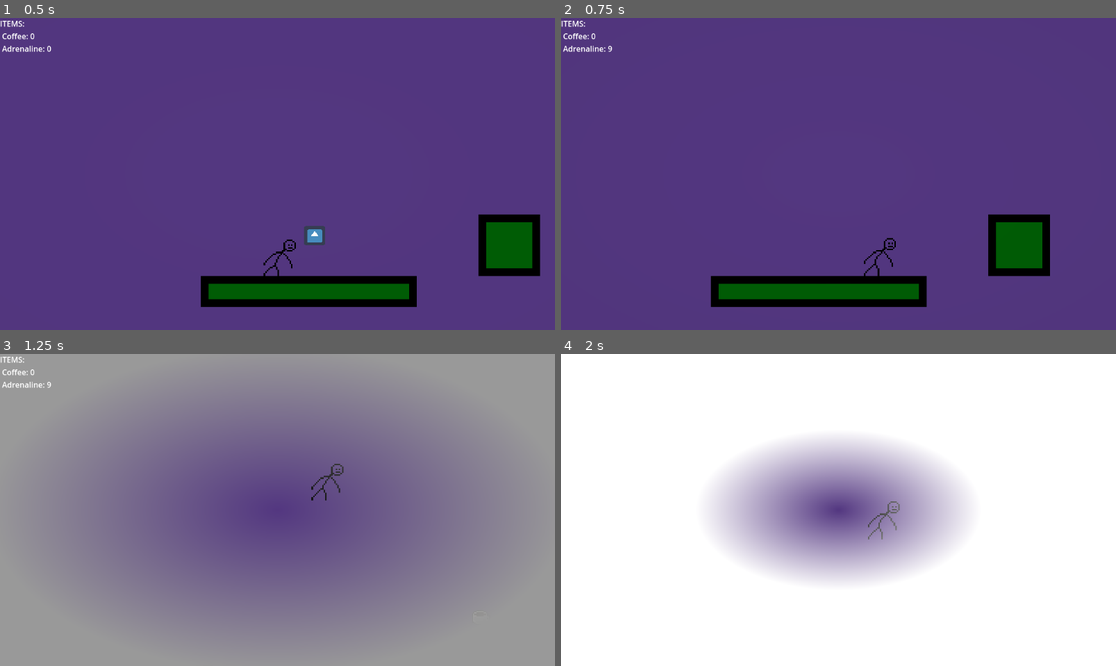
Above: before the commit, frames 1-4 (two rows, left to right).
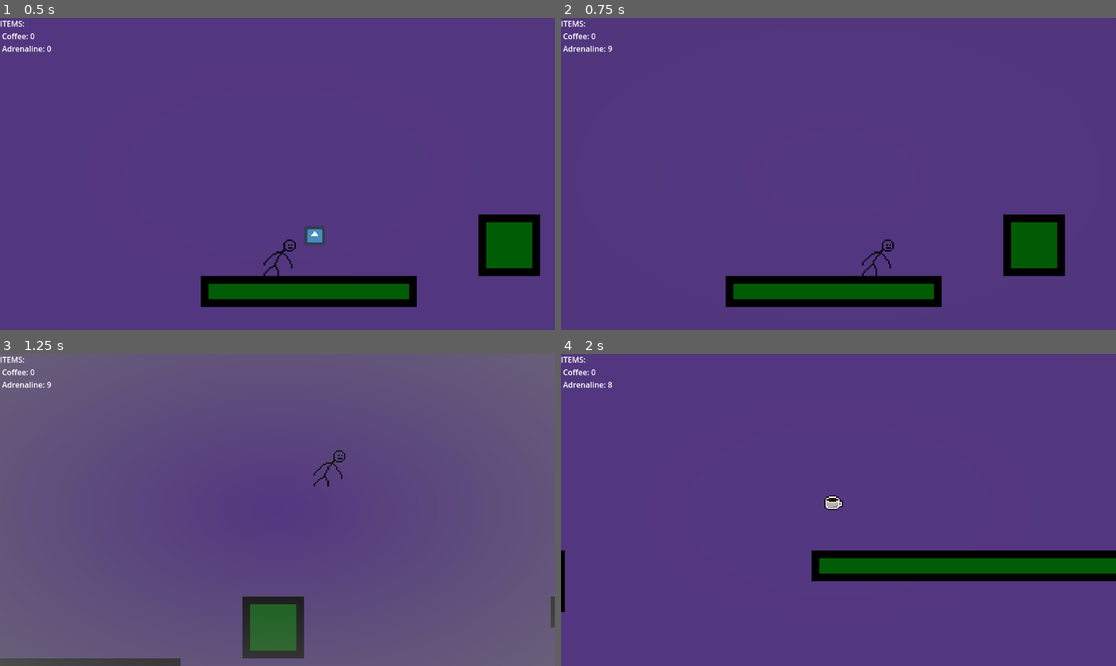
Above: after the commit, the same moments.

Repository: Varun-Ganeshkumar/Late-For-Work
Game: Godot game, scene res://scenes/level_1.tscn
Two runs of this game, one before a commit and one after it. Both use one fixed random seed, a clock stepped at 60 frames per second and the inputs below. The engine's default icon, where the game draws it, is replaced by a stand-in: a white triangle on a blue panel in a dark square.
Inputs:
- Up to frame 1 (0.5 s): no input
- Up to frame 2 (0.75 s): tap Enter at 0.5 s; hold Right (right) from 0.53 s (still down); tap E (slow) at 0.6 s
- Up to frame 3 (1.25 s): keep holding Right (right); tap Space (jump) at 0.77, 0.8, 1.07 s
- Up to frame 4 (2 s): keep holding Right (right); tap Space (jump) at 1.35, 1.52, 1.82 s; tap E (slow) at 1.55 s

Frame 1 is identical in both runs. In frame 2, 2.4% of the frame differs, in the area x 26-91%, y 62-93%; in frame 3, 89%; in frame 4, 100%, in the area x 0-100%, y 0-100%.

Commit message:
Fixed coyote time double jump bug
Took around 3 hours, but added and removed certain timers while completely changing the double jump mechanic at its core in order to fix it. Took over the course of three days.

Diff:
--- a/scenes/player.tscn
+++ b/scenes/player.tscn
@@ -60,7 +60,7 @@
 polygon = PackedVector2Array(-8, 10, 1, 10, 10, -8, 4, -9, -8, 1)
 
 [node name="CoyoteTime" type="Timer" parent="."]
-wait_time = 0.1
+wait_time = 0.05
 one_shot = true
 
 [node name="SlowTime" type="Timer" parent="."]
@@ -69,5 +69,10 @@
 autostart = true
 ignore_time_scale = true
 
+[node name="FromCoyote" type="Timer" parent="."]
+wait_time = 0.2
+one_shot = true
+
 [connection signal="timeout" from="CoyoteTime" to="." method="_on_coyote_time_timeout"]
 [connection signal="timeout" from="SlowTime" to="." method="_on_slow_time_timeout"]
+[connection signal="timeout" from="FromCoyote" to="." method="_on_from_coyote_timeout"]
--- a/scripts/global.gd
+++ b/scripts/global.gd
@@ -1,6 +1,6 @@
 extends Node
 
-var coyote_time := true
+var coyote_time := false
 var hc_coffee := 0
 var hc_adr := 0
 var restart := false
--- a/scripts/player.gd
+++ b/scripts/player.gd
@@ -3,38 +3,53 @@
 
 const SPEED = 150.0
 const JUMP_VELOCITY = -300.0
-var has_double_jump = false
+var has_double_jump = 2
+var from_coyote = false
 
 @onready var animated_sprite_2d: AnimatedSprite2D = $AnimatedSprite2D
 @onready var coyote_time: Timer = $CoyoteTime
 @onready var slow_time: Timer = $SlowTime
+@onready var fromCoyote: Timer = $FromCoyote
 
 func _physics_process(delta: float) -> void:
+	print(str(global.coyote_time) + str(has_double_jump) + str (from_coyote))
 	if global.restart == true:
 		Engine.time_scale = 1
 		global.restart = false
 	var was_on_floor = is_on_floor()
 	# Add the gravity.
-	if not is_on_floor() && global.coyote_time == false:
+	if not is_on_floor() && !global.coyote_time:
 		velocity += get_gravity() * delta
+	# Handle jump.
+	if global.coyote_time:
+		from_coyote = true
+		fromCoyote.start()
+	if Input.is_action_just_pressed("jump") and is_on_floor():
+		velocity.y = JUMP_VELOCITY
+	if global.coyote_time and Input.is_action_just_pressed("jump"):
+		velocity.y = JUMP_VELOCITY
+		coyote_time.start()
+		has_double_jump = 0
+	# Adds a double jump
+	if (Input.is_action_just_pressed("jump") and !is_on_floor()) and !global.coyote_time:
+		if has_double_jump < 2:
+			velocity.y = JUMP_VELOCITY
+			has_double_jump += 1
+			if global.coyote_time:
+				has_double_jump = 0
+				if (!is_on_floor() and !global.coyote_time) and !from_coyote and Input.is_action_just_pressed("jump"):
+					has_double_jump = 2
+			elif !global.coyote_time:
+				has_double_jump = 1
+				if (!is_on_floor() and !global.coyote_time) and !from_coyote and Input.is_action_just_pressed("jump"):
+					has_double_jump = 2
 
-	# Handle jump.
-	if Input.is_action_just_pressed("jump") and (is_on_floor() || global.coyote_time):
-		velocity.y = JUMP_VELOCITY
-		if global.coyote_time:
-			coyote_time.start()
-	# Adds a double jump
-	if Input.is_action_just_pressed("jump") && (!is_on_floor() || global.coyote_time == true):
-		if has_double_jump == true:
-			velocity.y = JUMP_VELOCITY
-			has_double_jump = false
-		if global.coyote_time == false:
-			has_double_jump = true
 	if is_on_floor():
-		has_double_jump = true
+		has_double_jump = 0
+		from_coyote = false
 	# Main time mechanic
 	if (Input.is_action_just_pressed("slow") && global.hc_adr > 0):
-		Engine.time_scale = Engine.time_scale + 1
+		Engine.time_scale = Engine.time_scale + 0.5
 		slow_time.start()
 		global.hc_adr = global.hc_adr - 1
 	if (Input.is_action_just_pressed("coffee") && global.hc_coffee > 0):
@@ -60,6 +75,7 @@
 # Adds coyote time for better movement
 func _on_coyote_time_timeout() -> void:
 	global.coyote_time = false
+	has_double_jump = 0
 # Slows down time constantly
 func _on_slow_time_timeout() -> void:
 	if Engine.time_scale <= 0.50:
@@ -68,3 +84,6 @@
 	Engine.time_scale = Engine.time_scale - 0.01
 	global.shader_mult = 1 - Engine.time_scale
 	slow_time.start()
+
+func _on_from_coyote_timeout() -> void:
+	from_coyote = false
